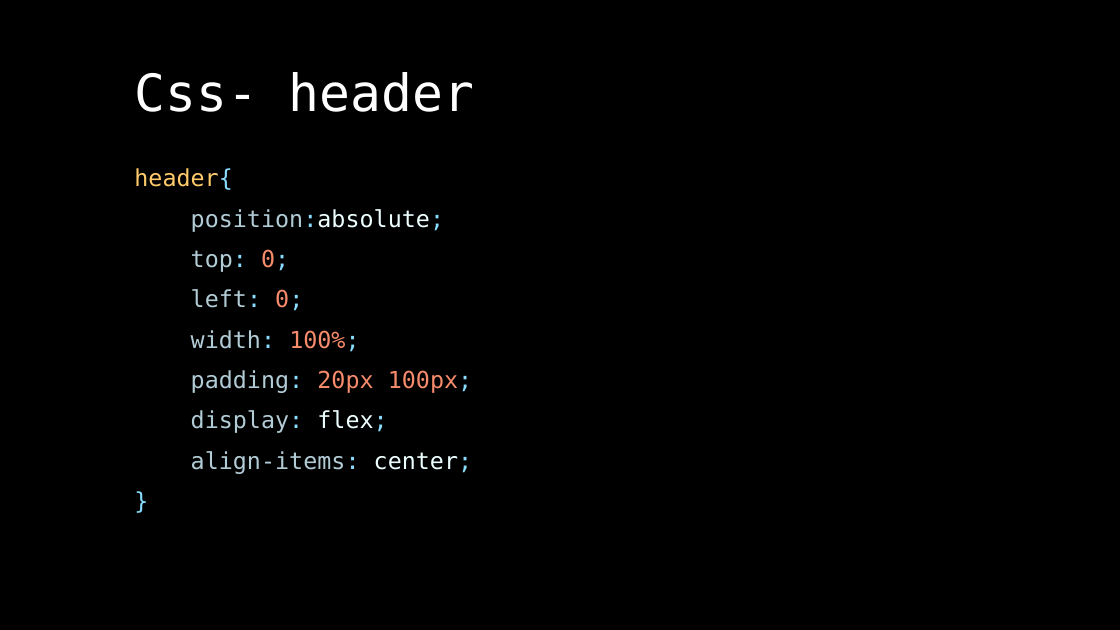
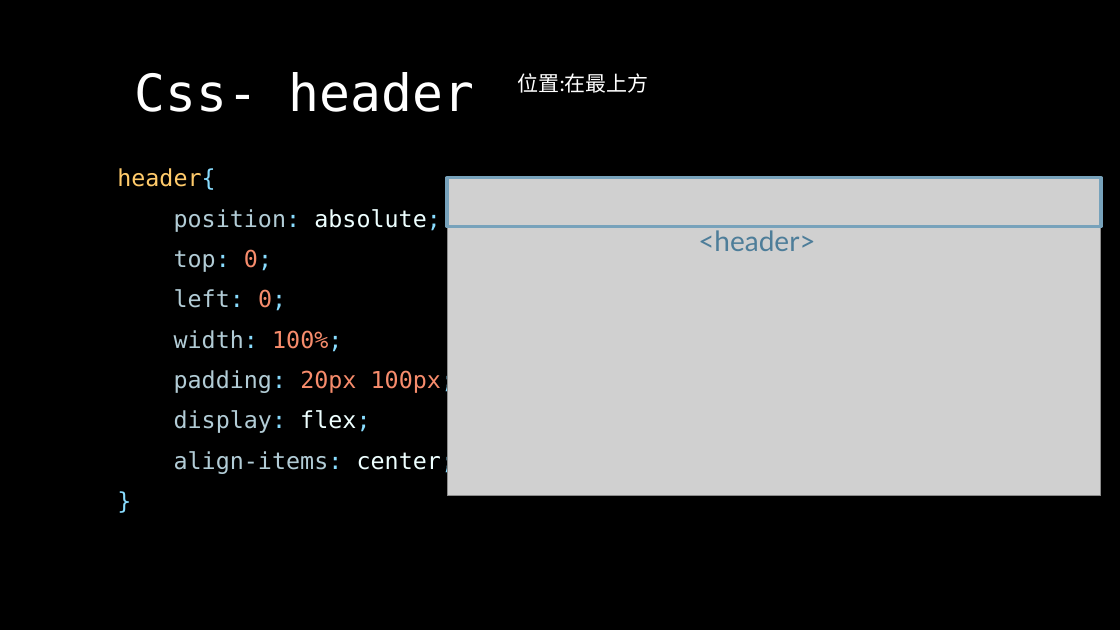
Before and after one commit to Alicexdcw/FrontEndTutorial, a slide deck: slide 17 of HTML & CSS & Javascript - starbuck.pptx. Drawn at 1120x630 pixels with LibreOffice and Linux fonts; fonts in the diff are those of the drawing; grey boxes stand for pictures. Boxes give left, top, right and bottom in pixels: in the first picture for what was removed or moved away, otherwise in the second. Text is boxed around its words. In the diff, an @@ line names an element or a change of style, - is before the commit and + after.

```diff
--- a/HTML & CSS & Javascript - starbuck.pptx
+++ b/HTML & CSS & Javascript - starbuck.pptx
@@ text added at [518,73,649,93], 18 pt, text #FFFFFF @@
+位置:在最上方
@@ text "header{": place and size @@
-text "header{" at [134,168,473,474]
+text "header{" at [117,168,456,475]
@@ picture added at [447,178,1101,496] @@
@@ rectangle added at [447,178,1101,227], outline #77A2BB 2.75 pt @@
@@ text at [174,209,441,232]: spaces changed @@
-position:absolute;
+position: absolute;
@@ text added at [698,226,815,251], 24 pt, text #4D7D99 @@
+<header>
```
Also in this commit, not shown: 6 other slides changed, 1 slide added, 1 slide removed, 11 other files.
